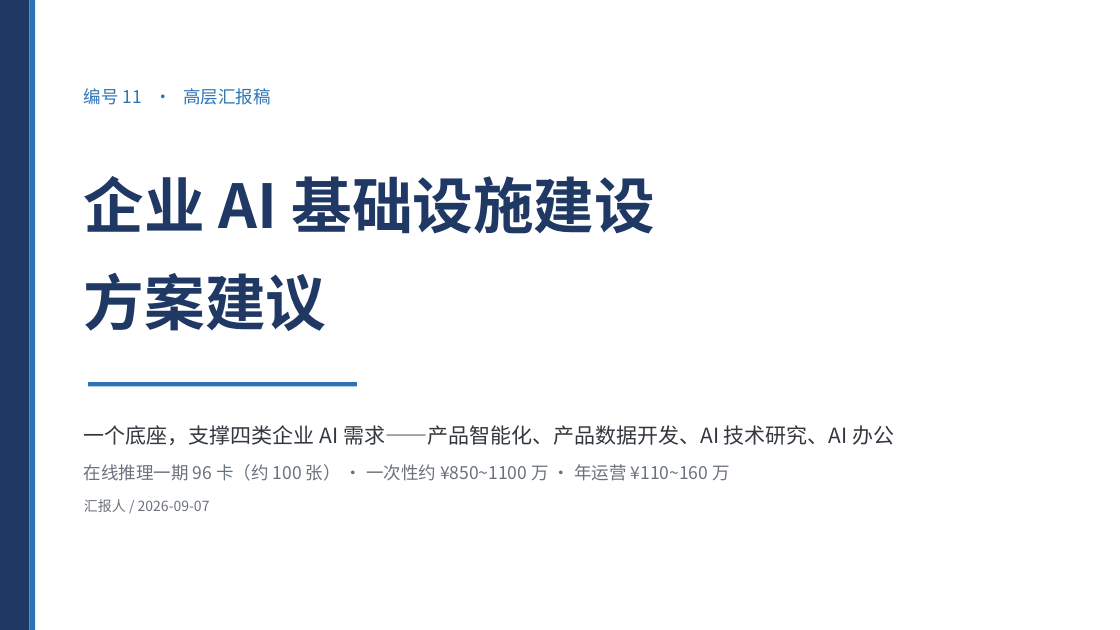
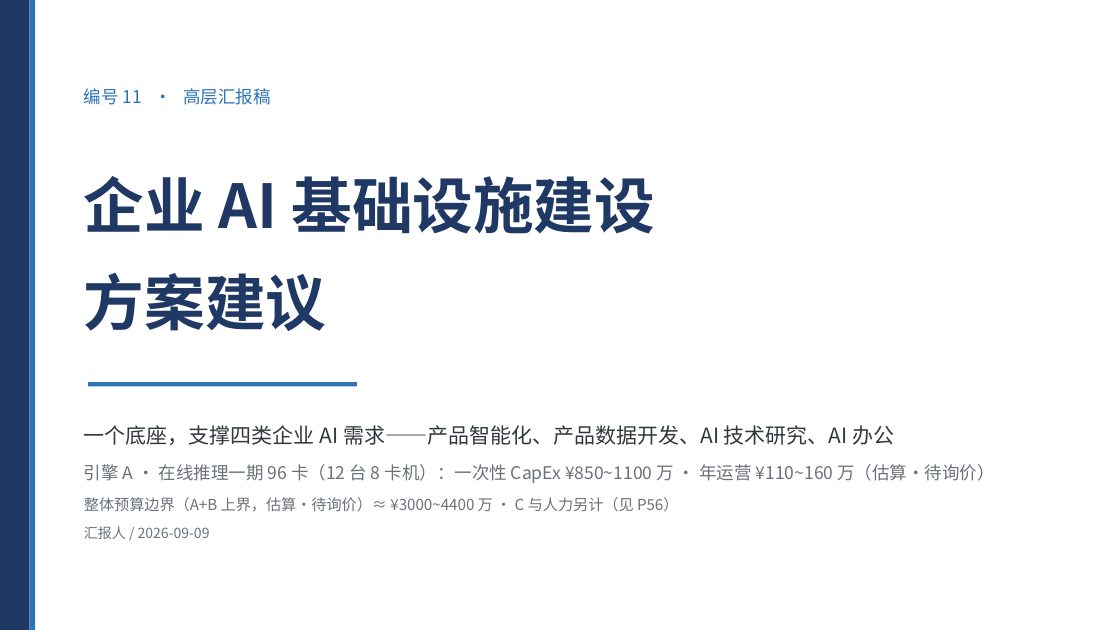
Before and after one commit to Yongjunzhou/AOS-system-design, a slide deck: slide 1 of 51-AI部署研究/11-企业AI基础设施建设方案建议/11-企业AI基础设施建设方案建议.pptx. Drawn at 1120x630 pixels with LibreOffice and Linux fonts; fonts in the diff are those of the drawing. Boxes give left, top, right and bottom in pixels: in the first picture for what was removed or moved away, otherwise in the second. Text is boxed around its words. In the diff, an @@ line names an element or a change of style, - is before the commit and + after.

```diff
--- a/51-AI部署研究/11-企业AI基础设施建设方案建议/11-企业AI基础设施建设方案建议.pptx
+++ b/51-AI部署研究/11-企业AI基础设施建设方案建议/11-企业AI基础设施建设方案建议.pptx
@@ text at [84, 464, 994, 539]: text changed @@
-在线推理一期 96 卡（约 100 张） · 一次性约 ¥850~1100 万 · 年运营 ¥110~160 万
-汇报人 / 2026-09-07
+引擎 A · 在线推理一期 96 卡（12 台 8 卡机）：一次性 CapEx ¥850~1100 万 · 年运营 ¥110~160 万（估算·待询价）
+整体预算边界（A+B 上界，估算·待询价）≈ ¥3000~4400 万 · C 与人力另计（见 P56）
+汇报人 / 2026-09-09
```
Also in this commit, not shown: 4 other slides changed, 6 other files.
